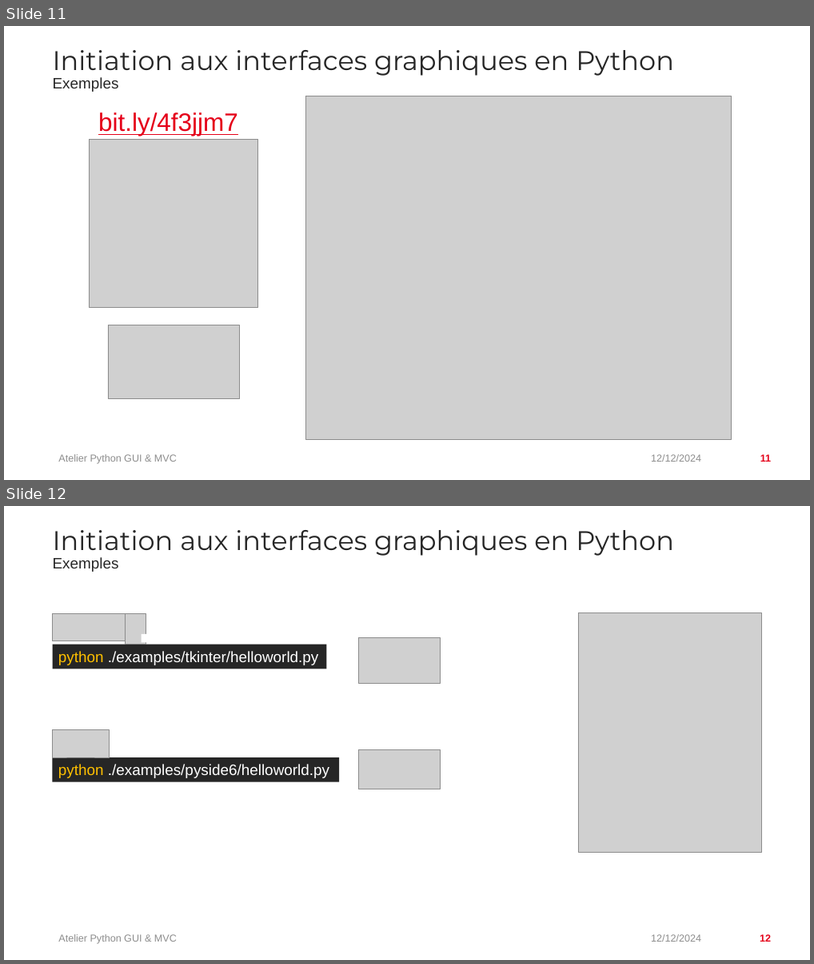
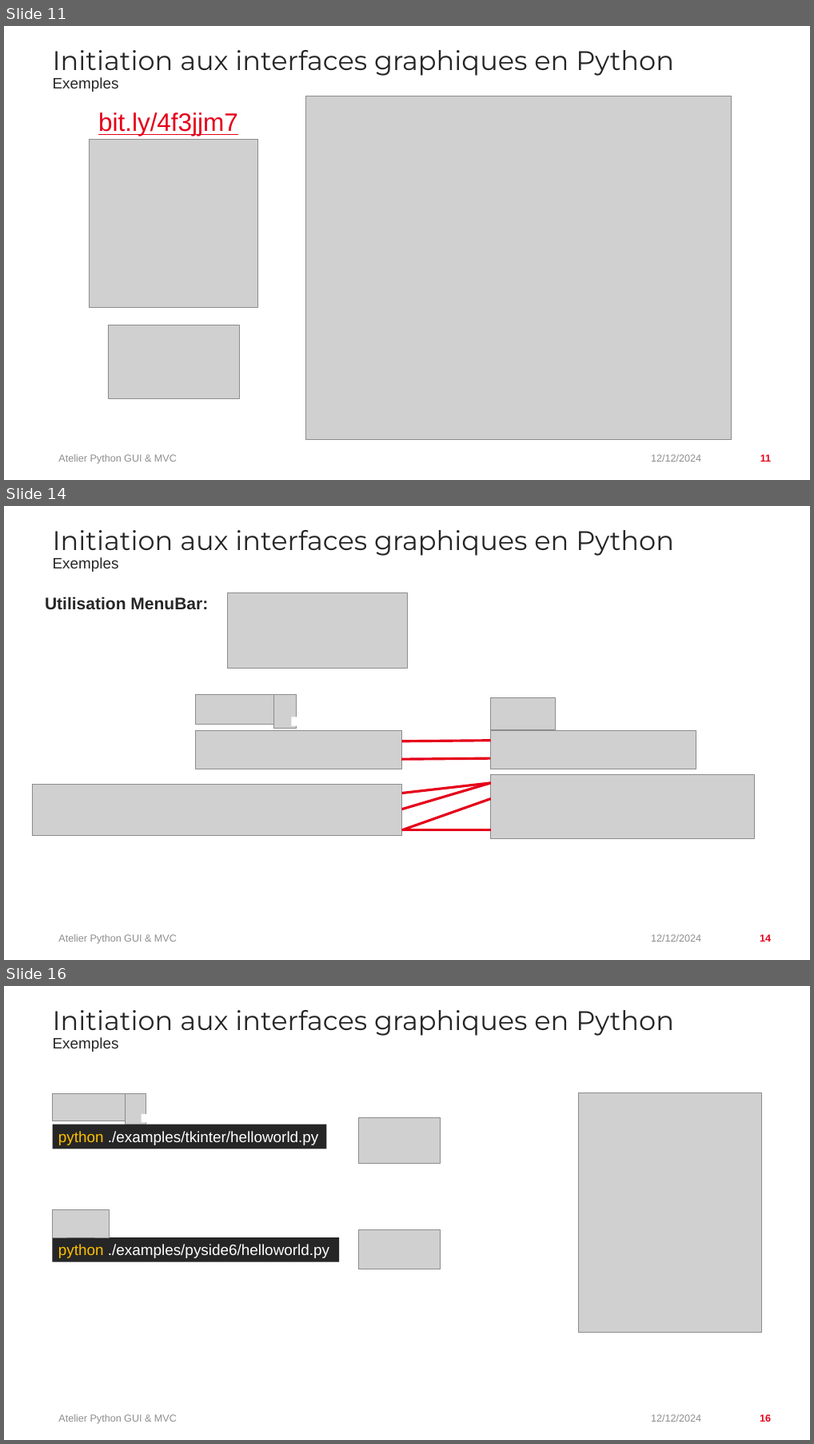
Before and after one commit to Crackvignoule/python-gui-mvc-tutorial, a slide deck: presentation/Atelier Python GUI & MVC.pptx. Shown one above the other, each under a label of ours: slides 11 and 12 before the commit, slides 11, 14 and 16 after it; the slides between them are not shown. The pictures are 814x964 and 814x1444 pixels, drawn with LibreOffice and Linux fonts; fonts in the diff are those of the drawing; grey boxes stand for pictures; background and template pictures are left out. Boxes give left, top, right and bottom in pixels: in the first picture for what was removed or moved away, otherwise in the second. Text is boxed around its words. In the diff, an @@ line names an element or a change of style, - is before the commit and + after.

```diff
--- a/presentation/Atelier Python GUI & MVC.pptx
+++ b/presentation/Atelier Python GUI & MVC.pptx
@@ slide 14 added at <box>4,506,810,960</box>, background #FFFFFF @@
@@ text added at <box>53,530,674,572</box>, 32 pt, text #262626 @@
+Initiation aux interfaces graphiques en Python
+Exemples
@@ text added at <box>45,596,208,610</box>, 20 pt, text #262626, bold @@
+Utilisation MenuBar:
@@ picture added at <box>228,592,407,668</box> @@
@@ group added at <box>32,695,754,839</box>: 7 pictures, 6 lines, 1 rectangle @@
@@ text added at <box>58,934,177,944</box>, 12 pt, text #8E8E8E @@
+Atelier Python GUI & MVC
@@ text added at <box>651,934,702,941</box>, 12 pt, text #8E8E8E @@
+12/12/2024
@@ page number added at <box>760,934,771,941</box>, 12 pt, text #E50019, bold @@
+14
@@ what was slide 12 is now slide 16 @@
@@ page number at <box>760,1414,771,1421</box>: text changed @@
-12
+16
```
Also in this commit, not shown: 7 slides changed, 3 other slides added, 5 other files.
